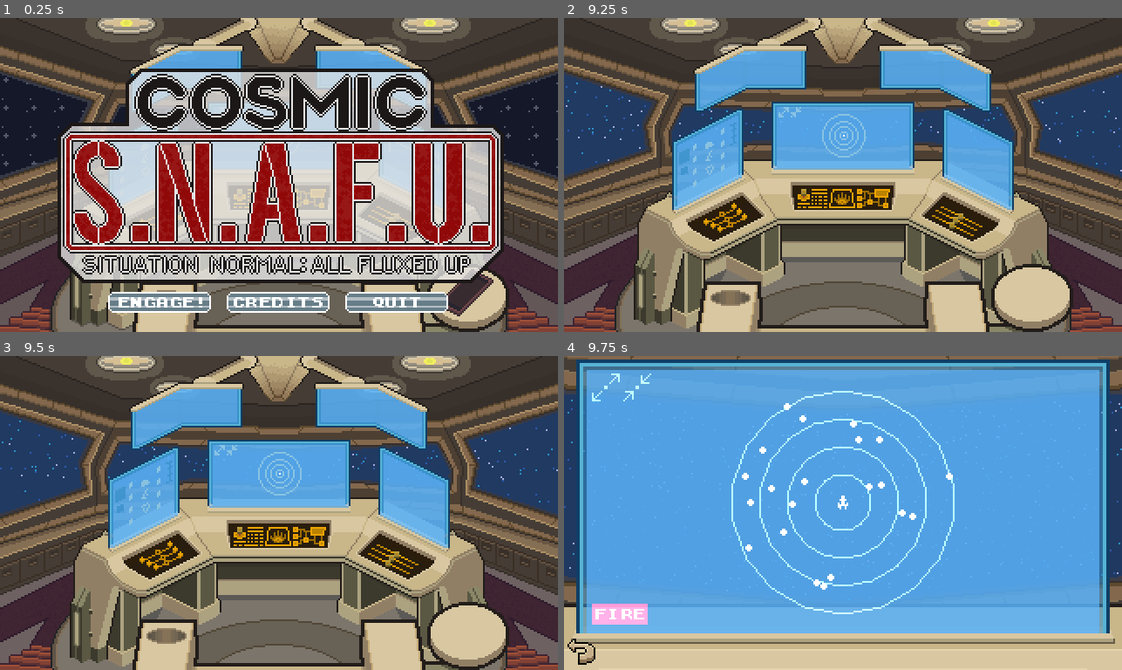
Above: before the commit, frames 1-4 (two rows, left to right).
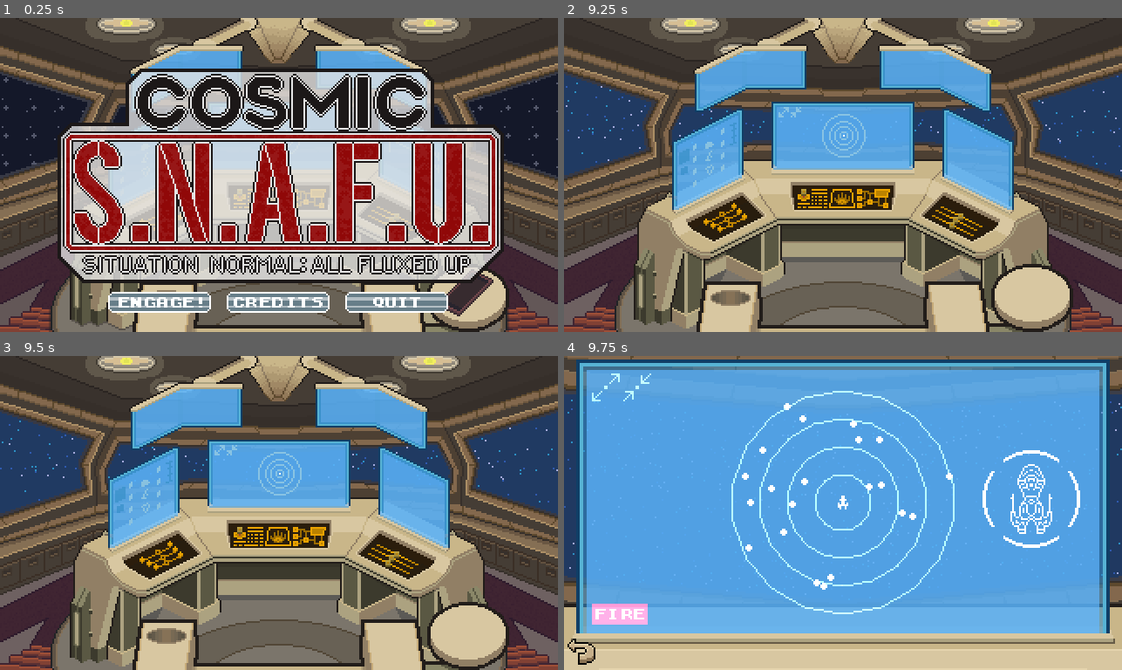
Above: after the commit, the same moments.

Repository: kevinlights/cosmic-s.n.a.f.u
Game: Godot game, scene res://scenes/TitleScreen.tscn
The game is run twice, just before and just after one commit, with the same random seed, the same clock (stepped at 60 frames per second) and the same inputs.
Inputs (mouse positions are in pixels of both pictures, inside the frame that each line leads up to):
- Up to frame 1 (0.25 s): no input
- Up to frame 2 (9.25 s): click (725, 303) at 0.5 s; click (714, 175) at 1.25 s; click (703, 68) at 2.02 s; click (647, 68) at 2.77 s; click (843, 93) at 3.52 s; click (703, 131) at 4.27 s; click (647, 131) at 5.02 s; click (843, 93) at 5.77 s; click (703, 193) at 6.52 s; click (647, 193) at 7.27 s; click (843, 93) at 8.02 s; click (580, 313) at 8.75 s
- Up to frame 3 (9.5 s): no input
- Up to frame 4 (9.75 s): click (843, 497) at 9.5 s

Frames 1-3 are identical in both runs. In frame 4, 0.9% of the frame differs, in the area x 75-93%, y 30-62%.

Commit message:
Add drums and ship shield indicator

Diff:
--- a/music/MusicManager.gd
+++ b/music/MusicManager.gd
@@ -8,7 +8,8 @@
 	"main": $BGM_InGame/Main,
 	"power": $BGM_InGame/Power,
 	"steering": $BGM_InGame/Steering,
-	"radar": $BGM_InGame/Radar
+	"radar": $BGM_InGame/Radar,
+	"drums": $BGM_InGame/Drums
 }
 
 onready var menu_track = $BGM_Menu
@@ -35,15 +36,19 @@
 		var track = ingame_tracks[track_name]
 		if track_name == which_track:
 			tween_track.interpolate_property(track, "volume_db", track.volume_db, 0.0, FADE_TIME, Tween.TRANS_QUINT, Tween.EASE_OUT)
-		else:
+		elif track_name != "drums": # Drums are handled separately
 			tween_track.interpolate_property(track, "volume_db", track.volume_db, -60.0, FADE_TIME, Tween.TRANS_QUINT, Tween.EASE_IN)
 	tween_track.start()
+
+func set_drums(on : bool) -> void:
+	ingame_tracks["drums"].volume_db = 0.0 if on else -60.0
 
 func stop_music_suddenly() -> void:
 	for track_name in ingame_tracks:
 		ingame_tracks[track_name].stop()
 
 func start_music() -> void:
+	current_pitch = 0
 	for track_name in ingame_tracks:
 		if track_name == "main":
 			ingame_tracks[track_name].volume_db = 0.0
--- a/music/MusicManager.tscn
+++ b/music/MusicManager.tscn
@@ -1,8 +1,9 @@
-[gd_scene load_steps=7 format=2]
+[gd_scene load_steps=8 format=2]
 
 [ext_resource path="res://music/MusicManager.gd" type="Script" id=1]
 [ext_resource path="res://music/assets/menu.ogg" type="AudioStream" id=2]
 [ext_resource path="res://music/assets/steering.ogg" type="AudioStream" id=3]
+[ext_resource path="res://music/assets/drums.ogg" type="AudioStream" id=4]
 [ext_resource path="res://music/assets/main.ogg" type="AudioStream" id=5]
 [ext_resource path="res://music/assets/cooling.ogg" type="AudioStream" id=6]
 [ext_resource path="res://music/assets/radar.ogg" type="AudioStream" id=7]
@@ -28,6 +29,10 @@
 stream = ExtResource( 7 )
 bus = "BGM"
 
+[node name="Drums" type="AudioStreamPlayer" parent="BGM_InGame"]
+stream = ExtResource( 4 )
+bus = "BGM"
+
 [node name="BGM_Menu" type="AudioStreamPlayer" parent="."]
 stream = ExtResource( 2 )
 bus = "BGM"
--- a/objects/asteroid_field/PlayerShip.gd
+++ b/objects/asteroid_field/PlayerShip.gd
@@ -7,6 +7,11 @@
 const TURNING_SPEED : float = 0.5
 const TURN_RANDOMISE_AMOUNT : float = 0.5
 const MISSILE_SPEED : float = 32.0
+
+onready var collision_shape_fore = $Area2D_Shields/CollisionShape2D_Fore
+onready var collision_shape_aft = $Area2D_Shields/CollisionShape2D_Aft
+onready var collision_shape_port = $Area2D_Shields/CollisionShape2D_Port
+onready var collision_shape_starboard = $Area2D_Shields/CollisionShape2D_Starboard
 
 var speed : float = 8.0
 var target_rotation : float = rotation
@@ -36,6 +41,12 @@
 	missile.velocity = Vector2.RIGHT.rotated(rotation) * MISSILE_SPEED
 	get_parent().add_child(missile)
 
+func set_shields(fore : bool, aft : bool, port : bool, starboard : bool) -> void:
+	collision_shape_fore.disabled = !fore
+	collision_shape_aft.disabled = !aft
+	collision_shape_port.disabled = !port
+	collision_shape_starboard.disabled = !starboard
+
 # Our rudder's on the blink! We're drifting!
 func _randomise_direction() -> void:
 	target_rotation += (randf() - 0.5) * TURN_RANDOMISE_AMOUNT
@@ -43,3 +54,8 @@
 func _on_PlayerShip_body_entered(body : PhysicsBody2D) -> void:
 	if body.is_in_group("asteroid"):
 		hit_by_asteroid(body)
+
+func _on_Area2D_Shields_body_entered(body : PhysicsBody2D) -> void:
+	if body.is_in_group("asteroid"):
+		body.queue_free()
+		print("Asteroid destroyed by shields!")
--- a/objects/asteroid_field/PlayerShip.tscn
+++ b/objects/asteroid_field/PlayerShip.tscn
@@ -1,10 +1,16 @@
-[gd_scene load_steps=4 format=2]
+[gd_scene load_steps=6 format=2]
 
 [ext_resource path="res://sprites/radar_objects.png" type="Texture" id=1]
 [ext_resource path="res://objects/asteroid_field/PlayerShip.gd" type="Script" id=2]
 
 [sub_resource type="CircleShape2D" id=1]
 radius = 3.0
+
+[sub_resource type="RectangleShape2D" id=2]
+extents = Vector2( 1, 4 )
+
+[sub_resource type="RectangleShape2D" id=3]
+extents = Vector2( 4, 1 )
 
 [node name="PlayerShip" type="Area2D"]
 scale = Vector2( 2, 2 )
@@ -18,8 +24,31 @@
 [node name="CollisionShape2D" type="CollisionShape2D" parent="."]
 shape = SubResource( 1 )
 
+[node name="Area2D_Shields" type="Area2D" parent="."]
+
+[node name="CollisionShape2D_Fore" type="CollisionShape2D" parent="Area2D_Shields"]
+position = Vector2( 5, 0 )
+shape = SubResource( 2 )
+disabled = true
+
+[node name="CollisionShape2D_Aft" type="CollisionShape2D" parent="Area2D_Shields"]
+position = Vector2( -5, 0 )
+shape = SubResource( 2 )
+disabled = true
+
+[node name="CollisionShape2D_Port" type="CollisionShape2D" parent="Area2D_Shields"]
+position = Vector2( 0, -5 )
+shape = SubResource( 3 )
+disabled = true
+
+[node name="CollisionShape2D_Starboard" type="CollisionShape2D" parent="Area2D_Shields"]
+position = Vector2( 0, 5 )
+shape = SubResource( 3 )
+disabled = true
+
 [node name="Timer_RandomiseDirection" type="Timer" parent="."]
 wait_time = 1.25
 autostart = true
 [connection signal="body_entered" from="." to="." method="_on_PlayerShip_body_entered"]
+[connection signal="body_entered" from="Area2D_Shields" to="." method="_on_Area2D_Shields_body_entered"]
 [connection signal="timeout" from="Timer_RandomiseDirection" to="." method="_randomise_direction"]
--- a/objects/Radar.tscn
+++ b/objects/radar/Radar.tscn
@@ -1,10 +1,11 @@
-[gd_scene load_steps=18 format=2]
+[gd_scene load_steps=19 format=2]
 
-[ext_resource path="res://objects/Radar.gd" type="Script" id=1]
-[ext_resource path="res://sprites/backgrounds/console_center.png" type="Texture" id=2]
-[ext_resource path="res://sprites/radar_icons.png" type="Texture" id=3]
-[ext_resource path="res://sprites/back.png" type="Texture" id=4]
+[ext_resource path="res://sprites/back.png" type="Texture" id=1]
+[ext_resource path="res://sprites/radar_icons.png" type="Texture" id=2]
+[ext_resource path="res://sprites/backgrounds/console_center.png" type="Texture" id=3]
+[ext_resource path="res://objects/radar/Radar.gd" type="Script" id=4]
 [ext_resource path="res://fonts/computer.tres" type="DynamicFont" id=5]
+[ext_resource path="res://objects/radar/ShieldIndicator.tscn" type="PackedScene" id=6]
 
 [sub_resource type="CanvasItemMaterial" id=1]
 blend_mode = 1
@@ -16,46 +17,46 @@
 blend_mode = 1
 
 [sub_resource type="AtlasTexture" id=4]
-atlas = ExtResource( 3 )
+atlas = ExtResource( 2 )
 region = Rect2( 0, 0, 16, 16 )
 
 [sub_resource type="AtlasTexture" id=5]
-atlas = ExtResource( 3 )
+atlas = ExtResource( 2 )
 region = Rect2( 0, 0, 16, 16 )
 
 [sub_resource type="AtlasTexture" id=6]
-atlas = ExtResource( 3 )
+atlas = ExtResource( 2 )
 region = Rect2( 0, 16, 16, 16 )
 
 [sub_resource type="AtlasTexture" id=7]
-atlas = ExtResource( 3 )
+atlas = ExtResource( 2 )
 region = Rect2( 16, 0, 16, 16 )
 
 [sub_resource type="AtlasTexture" id=8]
-atlas = ExtResource( 3 )
+atlas = ExtResource( 2 )
 region = Rect2( 16, 0, 16, 16 )
 
 [sub_resource type="AtlasTexture" id=9]
-atlas = ExtResource( 3 )
+atlas = ExtResource( 2 )
 region = Rect2( 16, 16, 16, 16 )
 
 [sub_resource type="AtlasTexture" id=10]
-atlas = ExtResource( 3 )
+atlas = ExtResource( 2 )
 region = Rect2( 0, 32, 32, 16 )
 
 [sub_resource type="AtlasTexture" id=11]
-atlas = ExtResource( 3 )
+atlas = ExtResource( 2 )
 region = Rect2( 0, 32, 32, 16 )
 
 [sub_resource type="AtlasTexture" id=12]
-atlas = ExtResource( 3 )
+atlas = ExtResource( 2 )
 region = Rect2( 0, 48, 32, 16 )
 
 [node name="Radar" type="Control"]
 material = SubResource( 1 )
 margin_right = 320.0
 margin_bottom = 180.0
-script = ExtResource( 1 )
+script = ExtResource( 4 )
 __meta__ = {
 "_edit_use_anchors_": false
 }
@@ -84,6 +85,12 @@
 __meta__ = {
 "_edit_use_anchors_": false
 }
+
+[node name="ShieldIndicator" parent="." instance=ExtResource( 6 )]
+margin_left = 240.0
+margin_top = 54.0
+margin_right = -80.0
+margin_bottom = -126.0
 
 [node name="Button_ZoomOut" type="TextureButton" parent="."]
 material = SubResource( 3 )
--- /dev/null
+++ b/objects/radar/ShieldIndicator.tscn
@@ -0,0 +1,75 @@
+[gd_scene load_steps=7 format=2]
+
+[ext_resource path="res://sprites/shield_indicator.png" type="Texture" id=1]
+
+[sub_resource type="AtlasTexture" id=5]
+atlas = ExtResource( 1 )
+region = Rect2( 8, 8, 40, 40 )
+
+[sub_resource type="AtlasTexture" id=1]
+atlas = ExtResource( 1 )
+region = Rect2( 0, 0, 56, 8 )
+
+[sub_resource type="AtlasTexture" id=2]
+atlas = ExtResource( 1 )
+region = Rect2( 0, 48, 56, 8 )
+
+[sub_resource type="AtlasTexture" id=3]
+atlas = ExtResource( 1 )
+region = Rect2( 0, 0, 8, 56 )
+
+[sub_resource type="AtlasTexture" id=4]
+atlas = ExtResource( 1 )
+region = Rect2( 48, 0, 8, 56 )
+
+[node name="ShieldIndicator" type="Control"]
+anchor_right = 1.0
+anchor_bottom = 1.0
+margin_right = -584.0
+margin_bottom = -304.0
+__meta__ = {
+"_edit_use_anchors_": false
+}
+
+[node name="Texture_Ship" type="TextureRect" parent="."]
+use_parent_material = true
+margin_left = 8.0
+margin_top = 8.0
+margin_right = 48.0
+margin_bottom = 48.0
+texture = SubResource( 5 )
+
+[node name="Texture_Shield_Fore" type="TextureRect" parent="."]
+use_parent_material = true
+margin_right = 56.0
+margin_bottom = 8.0
+texture = SubResource( 1 )
+
+[node name="Texture_Shield_Aft" type="TextureRect" parent="."]
+use_parent_material = true
+margin_top = 48.0
+margin_right = 56.0
+margin_bottom = 56.0
+texture = SubResource( 2 )
+__meta__ = {
+"_edit_use_anchors_": false
+}
+
+[node name="Texture_Shield_Port" type="TextureRect" parent="."]
+use_parent_material = true
+margin_right = 8.0
+margin_bottom = 56.0
+texture = SubResource( 3 )
+__meta__ = {
+"_edit_use_anchors_": false
+}
+
+[node name="Texture_Shield_Starboard" type="TextureRect" parent="."]
+use_parent_material = true
+margin_left = 48.0
+margin_right = 56.0
+margin_bottom = 56.0
+texture = SubResource( 4 )
+__meta__ = {
+"_edit_use_anchors_": false
+}
--- a/scenes/Game.gd
+++ b/scenes/Game.gd
@@ -154,6 +154,7 @@
 	shake_amount = 1.0
 	health -= 1
 	MusicManager.increase_pitch()
+	MusicManager.set_drums(true)
 	if health <= 0:
 		MusicManager.stop_music_suddenly()
 		get_tree().change_scene("res://scenes/GameOver.tscn")
--- a/scenes/Game.tscn
+++ b/scenes/Game.tscn
@@ -1,12 +1,13 @@
 [gd_scene load_steps=8 format=2]
 
 [ext_resource path="res://scenes/Game.gd" type="Script" id=1]
-[ext_resource path="res://objects/Radar.tscn" type="PackedScene" id=2]
+[ext_resource path="res://objects/radar/Radar.tscn" type="PackedScene" id=2]
 [ext_resource path="res://objects/asteroid_field/AsteroidField.tscn" type="PackedScene" id=3]
 [ext_resource path="res://objects/energy_system/EnergySystem.tscn" type="PackedScene" id=4]
 [ext_resource path="res://objects/Cockpit.tscn" type="PackedScene" id=5]
 [ext_resource path="res://objects/Starfield.tscn" type="PackedScene" id=6]
 [ext_resource path="res://objects/radio/Radio.tscn" type="PackedScene" id=7]
+
 
 [node name="Game" type="Node"]
 script = ExtResource( 1 )
Not shown, added: music/assets/drums.ogg.import
Renamed: objects/Radar.gd -> objects/radar/Radar.gd
Not shown: 2 places in objects/radar/Radar.tscn that only renumber resources
Binary file added: sprites/shield_indicator.png
Not shown, added: sprites/shield_indicator.png.import
Not shown, added: music/assets/drums.ogg
